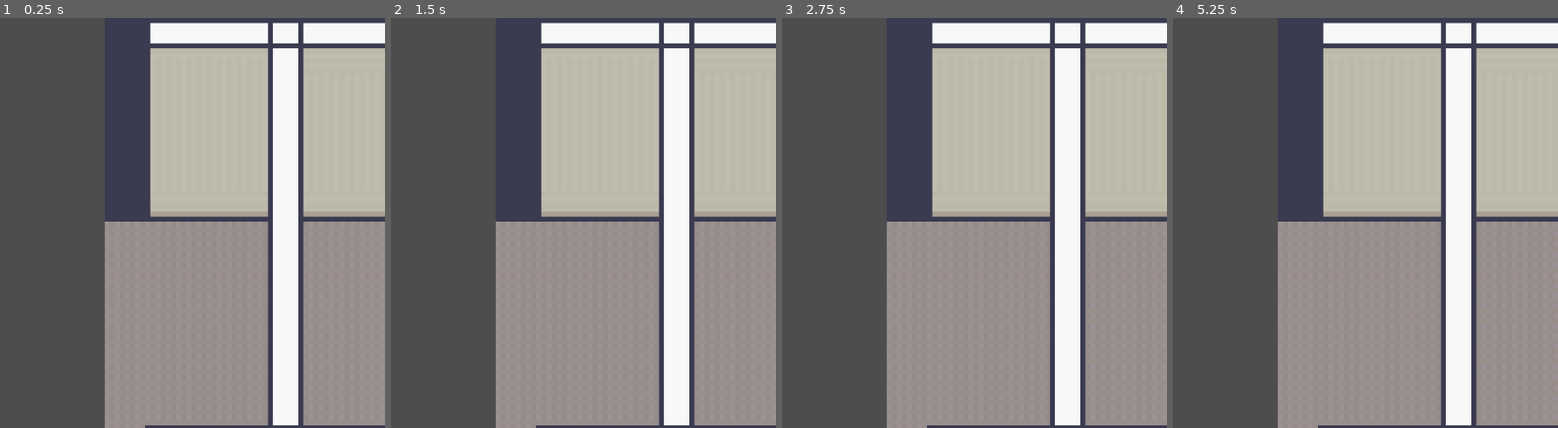
Above: before the commit, frames 1-4 (left to right).
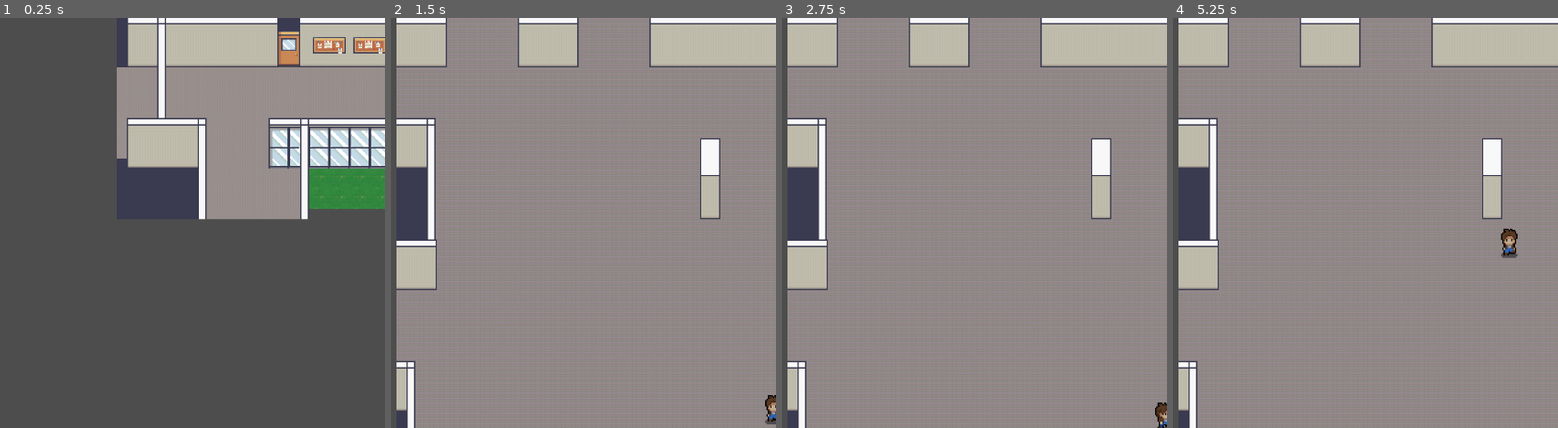
Above: after the commit, the same moments.

Repository: fedemarques01/proyectoDEU
Game: Godot game, scene res://scenes/planta_baja_pasillo_1.tscn
Two runs of this game, one before a commit and one after it. Both use one fixed random seed, a clock stepped at 60 frames per second and the inputs below. This scene is started directly instead of the project's main scene.
Inputs:
- Up to frame 1 (0.25 s): no input
- Up to frame 2 (1.5 s): tap Enter at 0.5 s; hold Right (ui_right) 0.53-1.28 s; hold Down (ui_down) from 1.28 s (still down)
- Up to frame 3 (2.75 s): release Down (ui_down) at 2.03 s; hold Right (ui_right) from 2.03 s (still down)
- Up to frame 4 (5.25 s): release Right (ui_right) at 2.78 s; hold Up (ui_up) 2.78-3.53 s; hold Left (ui_left) 3.53-5.03 s; hold Down (ui_down) from 5.03 s (still down)

The runs differ from the first frame. In frame 1, 64% of the frame differs, in the area x 27-100%, y 0-100%; in frame 2, 63%; in frame 3, 63%; in frame 4, 63%.

Commit message:
add colission + transitions
añadi colisiones a todas las escenas
añadi transiciones en la entrada y en el PB_pasillo1
falta transicion en PB_pasillo2 y patio
falta arreglar camara

Diff:
--- a/project.godot
+++ b/project.godot
@@ -16,9 +16,36 @@
 config/features=PackedStringArray("4.2", "Forward Plus")
 config/icon="res://icon.svg"
 
-[display]
+[autoload]
 
-window/stretch/scale=4.02
+global="*res://scripts/global.gd"
+
+[input]
+
+move_up={
+"deadzone": 0.5,
+"events": [Object(InputEventKey,"resource_local_to_scene":false,"resource_name":"","device":-1,"window_id":0,"alt_pressed":false,"shift_pressed":false,"ctrl_pressed":false,"meta_pressed":false,"pressed":false,"keycode":0,"physical_keycode":87,"key_label":0,"unicode":119,"echo":false,"script":null)
+, Object(InputEventKey,"resource_local_to_scene":false,"resource_name":"","device":-1,"window_id":0,"alt_pressed":false,"shift_pressed":false,"ctrl_pressed":false,"meta_pressed":false,"pressed":false,"keycode":0,"physical_keycode":4194320,"key_label":0,"unicode":0,"echo":false,"script":null)
+]
+}
+move_down={
+"deadzone": 0.5,
+"events": [Object(InputEventKey,"resource_local_to_scene":false,"resource_name":"","device":-1,"window_id":0,"alt_pressed":false,"shift_pressed":false,"ctrl_pressed":false,"meta_pressed":false,"pressed":false,"keycode":0,"physical_keycode":83,"key_label":0,"unicode":115,"echo":false,"script":null)
+, Object(InputEventKey,"resource_local_to_scene":false,"resource_name":"","device":-1,"window_id":0,"alt_pressed":false,"shift_pressed":false,"ctrl_pressed":false,"meta_pressed":false,"pressed":false,"keycode":0,"physical_keycode":4194322,"key_label":0,"unicode":0,"echo":false,"script":null)
+]
+}
+move_left={
+"deadzone": 0.5,
+"events": [Object(InputEventKey,"resource_local_to_scene":false,"resource_name":"","device":-1,"window_id":0,"alt_pressed":false,"shift_pressed":false,"ctrl_pressed":false,"meta_pressed":false,"pressed":false,"keycode":0,"physical_keycode":65,"key_label":0,"unicode":97,"echo":false,"script":null)
+, Object(InputEventKey,"resource_local_to_scene":false,"resource_name":"","device":-1,"window_id":0,"alt_pressed":false,"shift_pressed":false,"ctrl_pressed":false,"meta_pressed":false,"pressed":false,"keycode":0,"physical_keycode":4194319,"key_label":0,"unicode":0,"echo":false,"script":null)
+]
+}
+move_right={
+"deadzone": 0.5,
+"events": [Object(InputEventKey,"resource_local_to_scene":false,"resource_name":"","device":-1,"window_id":0,"alt_pressed":false,"shift_pressed":false,"ctrl_pressed":false,"meta_pressed":false,"pressed":false,"keycode":0,"physical_keycode":68,"key_label":0,"unicode":100,"echo":false,"script":null)
+, Object(InputEventKey,"resource_local_to_scene":false,"resource_name":"","device":-1,"window_id":0,"alt_pressed":false,"shift_pressed":false,"ctrl_pressed":false,"meta_pressed":false,"pressed":false,"keycode":0,"physical_keycode":4194321,"key_label":0,"unicode":0,"echo":false,"script":null)
+]
+}
 
 [rendering]
 
--- a/scenes/entrada_facu.tscn
+++ b/scenes/entrada_facu.tscn
@@ -1,8 +1,17 @@
-[gd_scene load_steps=2 format=3 uid="uid://cb46wwulg4c11"]
+[gd_scene load_steps=6 format=3 uid="uid://cb46wwulg4c11"]
 
+[ext_resource type="Script" path="res://scripts/entrada_facu.gd" id="1_tbg8m"]
 [ext_resource type="TileSet" uid="uid://dx11db5rljvq" path="res://art/tilesets/entrada_facu.tres" id="1_washd"]
+[ext_resource type="PackedScene" uid="uid://5anhx7il2irw" path="res://scenes/player.gd.tscn" id="2_6c82k"]
+
+[sub_resource type="RectangleShape2D" id="RectangleShape2D_4vti4"]
+size = Vector2(58, 83)
+
+[sub_resource type="RectangleShape2D" id="RectangleShape2D_xto5b"]
+size = Vector2(63, 118)
 
 [node name="entrada_facu" type="Node2D"]
+script = ExtResource("1_tbg8m")
 
 [node name="TileMap" type="TileMap" parent="."]
 tile_set = ExtResource("1_washd")
@@ -12,5 +21,38 @@
 layer_1/name = "paredes"
 layer_1/tile_data = PackedInt32Array(3, 65536, 38, 65539, 196608, 40, 131075, 196608, 40, 196611, 196608, 40, 262147, 6 …(3720 unchanged characters)…
 
-[node name="CollisionPolygon2D" type="CollisionPolygon2D" parent="."]
-polygon = PackedVector2Array(-3, 0, 608, 1, 609, 656, -2, 657, 0, 27, -147, 286, -39, 715, 676, 708, 650, -46, 3, -52)
+[node name="Collisions" type="StaticBody2D" parent="."]
+
+[node name="CollisionPolygon2D" type="CollisionPolygon2D" parent="Collisions"]
+polygon = PackedVector2Array(-1, 78, 80, 73, 81, -1, 191, 0, 194, 73, 288, 72, 288, 0, 401, 1, 401, 80, 608, 79, 609, 650, 634, 699, 657, -31, -105, -23, -106, 694, 631, 697, 609, 656, 31, 655, 30, 544, -2, 544, -62, 543, -60, 432, 1, 430, 66, 426, 63, 159, -1, 161, -57, 161, -58, 79)
+
+[node name="CollisionPolygon2D2" type="CollisionPolygon2D" parent="Collisions"]
+polygon = PackedVector2Array(482, 252, 510, 251, 510, 318, 480, 319)
+
+[node name="Entity_container" type="Node2D" parent="."]
+
+[node name="player" parent="Entity_container" instance=ExtResource("2_6c82k")]
+position = Vector2(323, 531)
+
+[node name="Camera2D" type="Camera2D" parent="."]
+position = Vector2(305, 372)
+limit_right = 600
+limit_bottom = 650
+
+[node name="PB_Pasillo1_transition" type="Area2D" parent="."]
+position = Vector2(95, 138)
+
+[node name="CollisionShape2D" type="CollisionShape2D" parent="PB_Pasillo1_transition"]
+position = Vector2(-124, -18.5)
+shape = SubResource("RectangleShape2D_4vti4")
+
+[node name="PB_pasillo2_transition" type="Area2D" parent="."]
+
+[node name="CollisionShape2D" type="CollisionShape2D" parent="PB_pasillo2_transition"]
+position = Vector2(-30.5, 487)
+shape = SubResource("RectangleShape2D_xto5b")
+
+[connection signal="body_entered" from="PB_Pasillo1_transition" to="." method="_on_pb_pasillo_1_transition_body_entered"]
+[connection signal="body_exited" from="PB_Pasillo1_transition" to="." method="_on_pb_pasillo_1_transition_body_exited"]
+[connection signal="body_entered" from="PB_pasillo2_transition" to="." method="_on_pb_pasillo_2_transition_body_entered"]
+[connection signal="body_exited" from="PB_pasillo2_transition" to="." method="_on_pb_pasillo_2_transition_body_exited"]
--- a/scenes/patio.tscn
+++ b/scenes/patio.tscn
@@ -1,6 +1,10 @@
-[gd_scene load_steps=2 format=3 uid="uid://b67xo7fy30bs0"]
+[gd_scene load_steps=4 format=3 uid="uid://b67xo7fy30bs0"]
 
 [ext_resource type="TileSet" uid="uid://dx11db5rljvq" path="res://art/tilesets/entrada_facu.tres" id="1_cgmb4"]
+[ext_resource type="PackedScene" uid="uid://5anhx7il2irw" path="res://scenes/player.gd.tscn" id="2_p5rqs"]
+
+[sub_resource type="RectangleShape2D" id="RectangleShape2D_28p1q"]
+size = Vector2(116, 78.75)
 
 [node name="patio" type="Node2D"]
 
@@ -11,3 +15,23 @@
 layer_0/tile_data = PackedInt32Array(2883586, 1966080, 12, 2949122, 1966080, 12, 3014658, 1966080, 12, 3211266, 2162688 …(113321 unchanged characters)…
 layer_1/name = "paredes"
 layer_1/tile_data = PackedInt32Array(1, 1703936, 2, 65537, 1703936, 3, 131073, 1703936, 3, 196609, 1703936, 3, 262145,  …(30820 unchanged characters)…
+
+[node name="collisions" type="StaticBody2D" parent="."]
+
+[node name="CollisionPolygon2D" type="CollisionPolygon2D" parent="collisions"]
+polygon = PackedVector2Array(30, 1, 192, 0, 193, 112, 111, 112, 112, 509, 575, 511, 577, 463, 849, 462, 852, 204, 656, 298, 653, 227, 845, 134, 848, 1, 961, 1, 961, 526, 1583, 530, 1584, 913, 1503, 914, 1505, 989, 1423, 990, 1425, 910, 736, 912, 736, 989, 639, 989, 640, 910, 128, 912, 129, 992, 31, 989, 32, 911, -49, 912, -46, 782, 33, 783, 29, 8, -15, -46, -54, -2, -84, 1034, 1628, 1030, 1637, -41, 30, -40)
+
+[node name="Entity_container" type="Node2D" parent="."]
+
+[node name="player" parent="Entity_container" instance=ExtResource("2_p5rqs")]
+position = Vector2(774, 635)
+
+[node name="Patio_transicion" type="Area2D" parent="."]
+
+[node name="CollisionShape2D" type="CollisionShape2D" parent="Patio_transicion"]
+position = Vector2(905, 37.625)
+shape = SubResource("RectangleShape2D_28p1q")
+
+[node name="CollisionShape2D2" type="CollisionShape2D" parent="Patio_transicion"]
+position = Vector2(112.188, 57.25)
+shape = SubResource("RectangleShape2D_28p1q")
--- a/scenes/planta_baja_pasillo_1.tscn
+++ b/scenes/planta_baja_pasillo_1.tscn
@@ -1,8 +1,14 @@
-[gd_scene load_steps=2 format=3 uid="uid://doxih0j1xv67e"]
+[gd_scene load_steps=5 format=3 uid="uid://doxih0j1xv67e"]
 
 [ext_resource type="TileSet" uid="uid://dx11db5rljvq" path="res://art/tilesets/entrada_facu.tres" id="1_muo3p"]
+[ext_resource type="Script" path="res://scripts/planta_baja_pasillo_1.gd" id="1_rswto"]
+[ext_resource type="PackedScene" uid="uid://5anhx7il2irw" path="res://scenes/player.gd.tscn" id="2_dri6r"]
+
+[sub_resource type="RectangleShape2D" id="RectangleShape2D_wrmw0"]
+size = Vector2(153.25, 81)
 
 [node name="planta_baja_pasillo1" type="Node2D"]
+script = ExtResource("1_rswto")
 
 [node name="TileMap" type="TileMap" parent="."]
 tile_set = ExtResource("1_muo3p")
@@ -15,3 +21,39 @@
 layer_2/tile_data = PackedInt32Array(655493, 393217, 56, 721029, 393217, 57, 786565, 393217, 58, 852101, 393217, 58, 65 …(12832 unchanged characters)…
 layer_3/name = "decoracion2"
 layer_3/tile_data = PackedInt32Array(786566, 458753, 56, 786565, 458753, 56, 786564, 458753, 56, 786563, 458753, 56, 78 …(1623 unchanged characters)…
+
+[node name="StaticBody2D" type="StaticBody2D" parent="."]
+
+[node name="CollisionPolygon2D" type="CollisionPolygon2D" parent="StaticBody2D"]
+polygon = PackedVector2Array(253, 78, 431, 78, 1023, 78, 1024, 15, 1135, 15, 1136, 79, 1295, 79, 1297, -63, 1390, -61, 1394, 78, 2160, 79, 2227, 79, 2229, 163, 2160, 162, 1345, 161, 1345, 183, 1280, 183, 1279, 160, 1249, 161, 1249, 180, 1183, 180, 1184, 159, 1136, 159, 1136, 303, 1025, 304, 1023, 160, 416, 161, 415, 238, 465, 238, 466, 319, 317, 318, 319, 160, 252, 160, 253, 83, 161, -98, 167, 326, 2164, 307, 2271, 116, 2176, -86, 161, -100)
+
+[node name="Camera2D" type="Camera2D" parent="."]
+position = Vector2(305, 372)
+limit_right = 600
+limit_bottom = 650
+
+[node name="Entity_container" type="Node2D" parent="."]
+
+[node name="player" parent="Entity_container" instance=ExtResource("2_dri6r")]
+position = Vector2(2046, 119)
+
+[node name="Entrada_transicion" type="Area2D" parent="."]
+
+[node name="CollisionShape2D" type="CollisionShape2D" parent="Entrada_transicion"]
+position = Vector2(2193, 121.5)
+shape = SubResource("RectangleShape2D_wrmw0")
+
+[node name="Patio_transicion" type="Area2D" parent="."]
+
+[node name="CollisionShape2D" type="CollisionShape2D" parent="Patio_transicion"]
+position = Vector2(1081.5, 262)
+shape = SubResource("RectangleShape2D_wrmw0")
+
+[node name="CollisionShape2D2" type="CollisionShape2D" parent="Patio_transicion"]
+position = Vector2(393.375, 278)
+shape = SubResource("RectangleShape2D_wrmw0")
+
+[connection signal="body_entered" from="Entrada_transicion" to="." method="_on_entrada_transicion_body_entered"]
+[connection signal="body_exited" from="Entrada_transicion" to="." method="_on_entrada_transicion_body_exited"]
+[connection signal="body_entered" from="Patio_transicion" to="." method="_on_patio_transicion_body_entered"]
+[connection signal="body_exited" from="Patio_transicion" to="." method="_on_patio_transicion_body_exited"]
--- a/scenes/planta_baja_pasillo_2.tscn
+++ b/scenes/planta_baja_pasillo_2.tscn
@@ -1,6 +1,7 @@
-[gd_scene load_steps=2 format=3 uid="uid://clvnfqsvye4pl"]
+[gd_scene load_steps=3 format=3 uid="uid://clvnfqsvye4pl"]
 
 [ext_resource type="TileSet" uid="uid://dx11db5rljvq" path="res://art/tilesets/entrada_facu.tres" id="1_n5ajw"]
+[ext_resource type="PackedScene" uid="uid://5anhx7il2irw" path="res://scenes/player.gd.tscn" id="2_bbc7y"]
 
 [node name="planta_baja_pasillo_2" type="Node2D"]
 
@@ -15,3 +16,13 @@
 layer_2/tile_data = PackedInt32Array(69, 262145, 56, 65605, 262145, 57, 131141, 262145, 58, 196677, 262145, 58, 262213, …(13185 unchanged characters)…
 layer_3/name = "decoracion2"
 layer_3/tile_data = PackedInt32Array(131141, 458753, 56, 131142, 458753, 56, 131143, 458753, 56, 131144, 458753, 56, 13 …(1997 unchanged characters)…
+
+[node name="collisions" type="StaticBody2D" parent="."]
+
+[node name="CollisionPolygon2D" type="CollisionPolygon2D" parent="collisions"]
+polygon = PackedVector2Array(174, 79, 272, 77, 271, -1, 368, 1, 369, 77, 1007, 78, 1007, 1, 1105, 1, 1105, 77, 1870, 77, 1872, 3, 1952, 1, 1953, 77, 2111, 77, 2177, 76, 2180, 160, 2112, 160, 2112, 182, 2112, 159, 2080, 161, 2080, 180, 2048, 181, 2048, 158, 1888, 160, 1887, 182, 1855, 183, 1855, 160, 1792, 160, 1793, 182, 1759, 181, 1760, 158, 1536, 161, 1538, 214, 1472, 214, 1472, 192, 1424, 193, 1425, 213, 1359, 214, 1360, 160, 1169, 161, 1169, 180, 1135, 181, 1136, 160, 993, 161, 992, 181, 959, 182, 959, 159, 831, 161, 832, 183, 798, 183, 800, 160, 672, 160, 673, 182, 640, 181, 639, 158, 528, 160, 528, 181, 495, 182, 495, 160, 384, 161, 384, 181, 351, 181, 351, 159, 240, 160, 240, 182, 207, 181, 208, 159, 172, 159, 174, 79, 155, 51, 156, 367, 1536, 372, 2114, 370, 2241, 94, 2111, -43, 150, -37, 156, 51)
+
+[node name="Entity_container" type="Node2D" parent="."]
+
+[node name="player" parent="Entity_container" instance=ExtResource("2_bbc7y")]
+position = Vector2(2050, 127)
--- a/scenes/player.gd.tscn
+++ b/scenes/player.gd.tscn
@@ -1,8 +1,11 @@
-[gd_scene load_steps=40 format=3 uid="uid://5anhx7il2irw"]
+[gd_scene load_steps=41 format=3 uid="uid://5anhx7il2irw"]
 
 [ext_resource type="Script" path="res://scripts/player.gd" id="1_uaxqb"]
 [ext_resource type="Texture2D" uid="uid://c8akyrglba21q" path="res://art/character/player.png" id="2_0shyb"]
 
+[sub_resource type="CircleShape2D" id="CircleShape2D_l6bmg"]
+radius = 13.0
+
 [sub_resource type="AtlasTexture" id="AtlasTexture_vhecx"]
 atlas = ExtResource("2_0shyb")
 region = Rect2(0, 96, 48, 48)
@@ -292,8 +295,22 @@
 script = ExtResource("1_uaxqb")
 
 [node name="CollisionShape2D" type="CollisionShape2D" parent="."]
+position = Vector2(-1, 0)
+shape = SubResource("CircleShape2D_l6bmg")
 
 [node name="AnimatedSprite2D" type="AnimatedSprite2D" parent="."]
+position = Vector2(-2, -25)
+scale = Vector2(2, 2)
 sprite_frames = SubResource("SpriteFrames_nvmho")
-animation = &"back_idle"
-frame_progress = 0.0721866
+animation = &"front_idle"
+
+[node name="Camera2D_Entrada" type="Camera2D" parent="."]
+position = Vector2(0, -9)
+enabled = false
+zoom = Vector2(2, 2)
+limit_left = 0
+limit_top = 0
+limit_right = 600
+limit_bottom = 650
+drag_horizontal_enabled = true
+drag_vertical_enabled = true
--- /dev/null
+++ b/scripts/entrada_facu.gd
@@ -0,0 +1,35 @@
+extends Node2D
+
+# Called when the node enters the scene tree for the first time.
+func _ready():
+	pass # Replace with function body.
+
+# Called every frame. 'delta' is the elapsed time since the previous frame.
+func _process(delta):
+	change_scene()
+
+
+func change_scene():
+	if global.transition_scene:
+		var filename = "res://scenes/" + global.transition_to + ".tscn"
+		#filename = "res://scenes/planta_baja_pasillo_2.tscn"
+		get_tree().change_scene_to_file(filename)
+		global.current_scene = global.transition_to
+		global.transition_to = "none"
+
+
+func _on_pb_pasillo_1_transition_body_entered(body):
+	if body.has_method("player"):
+		global.transition_to = "planta_baja_pasillo_1"
+		global.transition_scene = true
+func _on_pb_pasillo_1_transition_body_exited(body):
+	if body.has_method("player"):
+		global.transition_scene = false
+
+func _on_pb_pasillo_2_transition_body_entered(body):
+	if body.has_method("player"):
+		global.transition_to = "planta_baja_pasillo_2"
+		global.transition_scene = true
+func _on_pb_pasillo_2_transition_body_exited(body):
+	if body.has_method("player"):
+		global.transition_scene = false
--- /dev/null
+++ b/scripts/global.gd
@@ -0,0 +1,10 @@
+extends Node
+
+var current_scene = "entrada_facu"
+var transition_scene = false
+var transition_to = "none"
+
+var player_exit_transition_posx = 0
+var player_exit_transition_posy = 0
+var player_enter_posx = 0
+var player_enter_posy = 0
--- a/scripts/main_menu.gd
+++ b/scripts/main_menu.gd
@@ -8,7 +8,7 @@
 	$VBoxContainer/quit_button.connect("pressed", Callable(self, "_on_quit_button_pressed"))
 
 func _on_start_button_pressed():
-	get_tree().change_scene_to_file("res://scenes/test_world.tscn")
+	get_tree().change_scene_to_file("res://scenes/entrada_facu.tscn")
 
 func _on_options_button_pressed():
 	pass
--- /dev/null
+++ b/scripts/planta_baja_pasillo_1.gd
@@ -0,0 +1,37 @@
+extends Node2D
+
+# Called when the node enters the scene tree for the first time.
+func _ready():
+	pass # Replace with function body.
+
+# Called every frame. 'delta' is the elapsed time since the previous frame.
+func _process(delta):
+	change_scene()
+
+
+func change_scene():
+	if global.transition_scene:
+		var filename = "res://scenes/" + global.transition_to + ".tscn"
+		get_tree().change_scene_to_file(filename)
+		global.current_scene = global.transition_to
+		global.transition_to = "none"
+
+
+
+func _on_entrada_transicion_body_entered(body):
+	if body.has_method("player"):
+		global.transition_to = "entrada_facu"
+		global.transition_scene = true
+
+func _on_entrada_transicion_body_exited(body):
+	if body.has_method("player"):
+		global.transition_scene = false
+
+func _on_patio_transicion_body_entered(body):
+	if body.has_method("player"):
+		global.transition_to = "patio"
+		global.transition_scene = true
+
+func _on_patio_transicion_body_exited(body):
+	if body.has_method("player"):
+		global.transition_scene = false
--- a/scripts/player.gd
+++ b/scripts/player.gd
@@ -1,7 +1,10 @@
 extends CharacterBody2D
 
-const SPEED = 100.0
+const SPEED = 500.0
 var current_dir = "none"
+
+func player():
+	pass
 
 func _ready():
 	$AnimatedSprite2D.play("front_idle")
